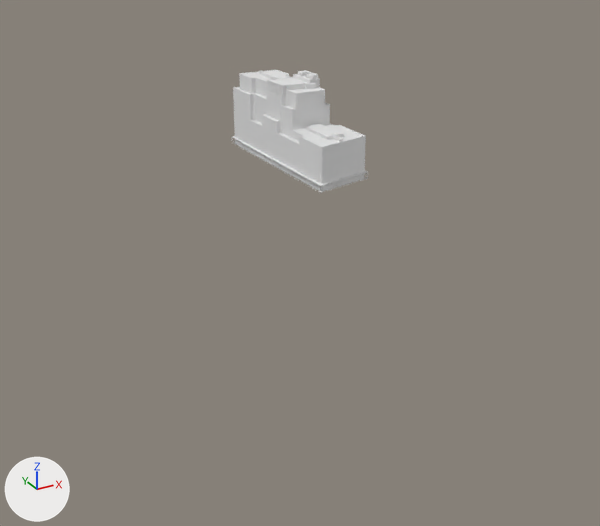
One commit to the glTF model dsr.glb: the scene before it, then after it.
Before and after are seen from a 50 mm camera at (-176.0, -702.0, 261.0) aimed at (106.0, -189.0, 5.0). Lighting does not change. The marker at lower left points along +X, +Y and +Z. The picture after the commit comes second. Vertices at exactly the same position are counted once.
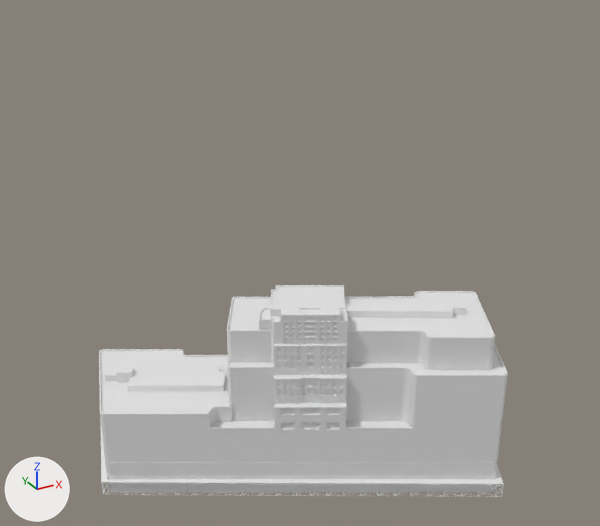
Boxes (x1, y1, x2, y2) around the edits, measured in the pictures (600 x 526 px; the box of a moved part takes in the faces that stretch with it):
'Object_3291.013', reshaped, moved (197% wider, 72% taller)
    before: (231, 70, 368, 193)
    after: (99, 285, 508, 497)
part 1 of me_object_3291_013, moved or reshaped (not visible before)
    after: (210, 427, 275, 430)
part 2 of me_object_3291_013, moved or reshaped
    before: (290, 124, 366, 148)
    after: (99, 349, 232, 415)
part 3 of me_object_3291_013, moved or reshaped (not visible before)
    after: (346, 427, 414, 430)
part 4 of me_object_3291_013, moved or reshaped
    before: (268, 77, 317, 86)
    after: (259, 285, 345, 321)
part 5 of me_object_3291_013, moved or reshaped
    before: (231, 137, 368, 193)
    after: (100, 418, 504, 497)
part 6 of me_object_3291_013, moved or reshaped
    before: (232, 136, 368, 186)
    after: (101, 427, 503, 484)
part 7 of me_object_3291_013, added
    after: (100, 287, 508, 492)
part 8 of me_object_3291_013, deleted
    before: (233, 70, 366, 191)

The change, as a list of edits to the scene's bpy script:
```text
Change me_object_3291_013:
    used by ob_object_3291_013; location = (0.0, 0.0, 0.0)
    remove me_object_3291_013.from_pydata(...)  # 11309 vertices, 25633 faces, 1 loose edge; spans x 206.0..271.0, y -46.0..159.0, z 2.0..93.0
    add me_object_3291_013.from_pydata(...)  # 11047 vertices, 25632 faces, 1 loose edge; spans x -86.0..111.0, y -377.0..-220.0, z -1.0..90.0
    me_object_3291_013 part 1: the loose piece of 8 vertices spanning x 268.0..269.0, y 22.0..51.0, z 37.0..38.0 is turned -119.2 degrees about the z axis through its middle, then moved by (-295.0, -351.0, -2.0)
    me_object_3291_013 part 2: the loose piece of 128 vertices spanning x 210.0..269.0, y -42.0..32.0, z 45.0..46.0 is turned -119.2 degrees about the z axis through its middle, then moved by (-288.0, -264.0, -2.0)
    me_object_3291_013 part 3: the loose piece of 8 vertices spanning x 267.0..268.0, y 84.0..115.0, z 37.0..38.0 is turned -119.2 degrees about the z axis through its middle, then moved by (-239.0, -445.0, -2.0)
    me_object_3291_013 part 4: the loose piece of 40 vertices spanning x 217.0..254.0, y 44.0..84.0, z 86.0..87.0 is turned -119.2 degrees about the z axis through its middle, then moved by (-221.0, -364.0, -2.0)
    me_object_3291_013 part 5: the loose piece of 3192 vertices spanning x 206.0..271.0, y -46.0..159.0, z 2.0..9.0 is turned -119.2 degrees about the z axis through its middle, then moved by (-233.0, -355.0, -2.0)
    me_object_3291_013 part 6: the loose piece of 316 vertices spanning x 207.0..271.0, y -46.0..159.0, z 9.0 is turned -119.2 degrees about the z axis through its middle, then moved by (-233.0, -355.0, -2.0)
    me_object_3291_013 part 7: a new loose piece of 7195 vertices spanning x -83.0..106.0, y -372.0..-226.0, z -1.0..90.0
    me_object_3291_013 part 8: 13 loose pieces with 7477 vertices, spanning x 209.0..269.0, y -42.0..156.0, z 2.0..93.0, are deleted
    other edits to the shape of me_object_3291_013 do not show in these pictures
Change ob_object_3291_013:
    ob_object_3291_013.location: (0.0, 0.0, 0.0) -> (-19.0, -94.0, 2.4)
```
